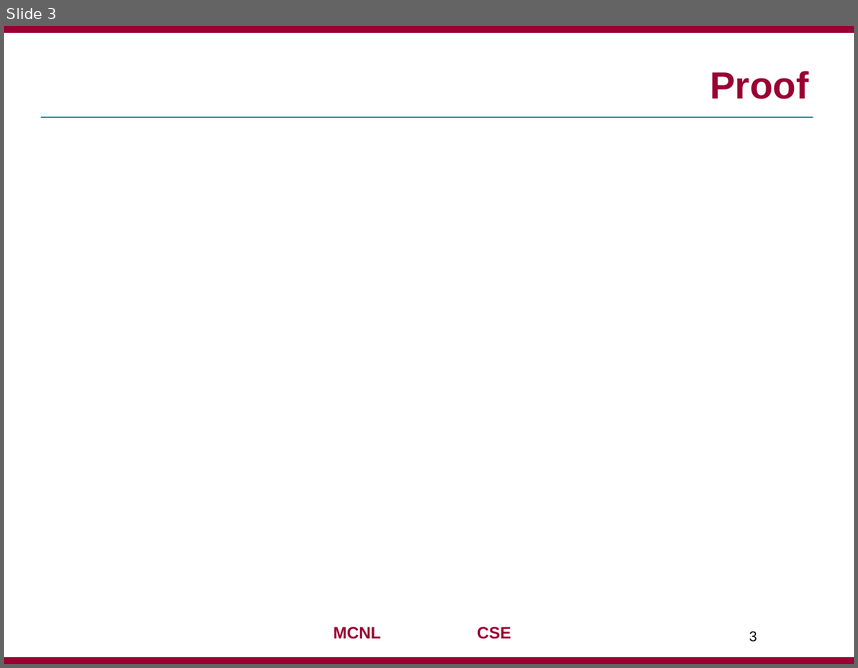
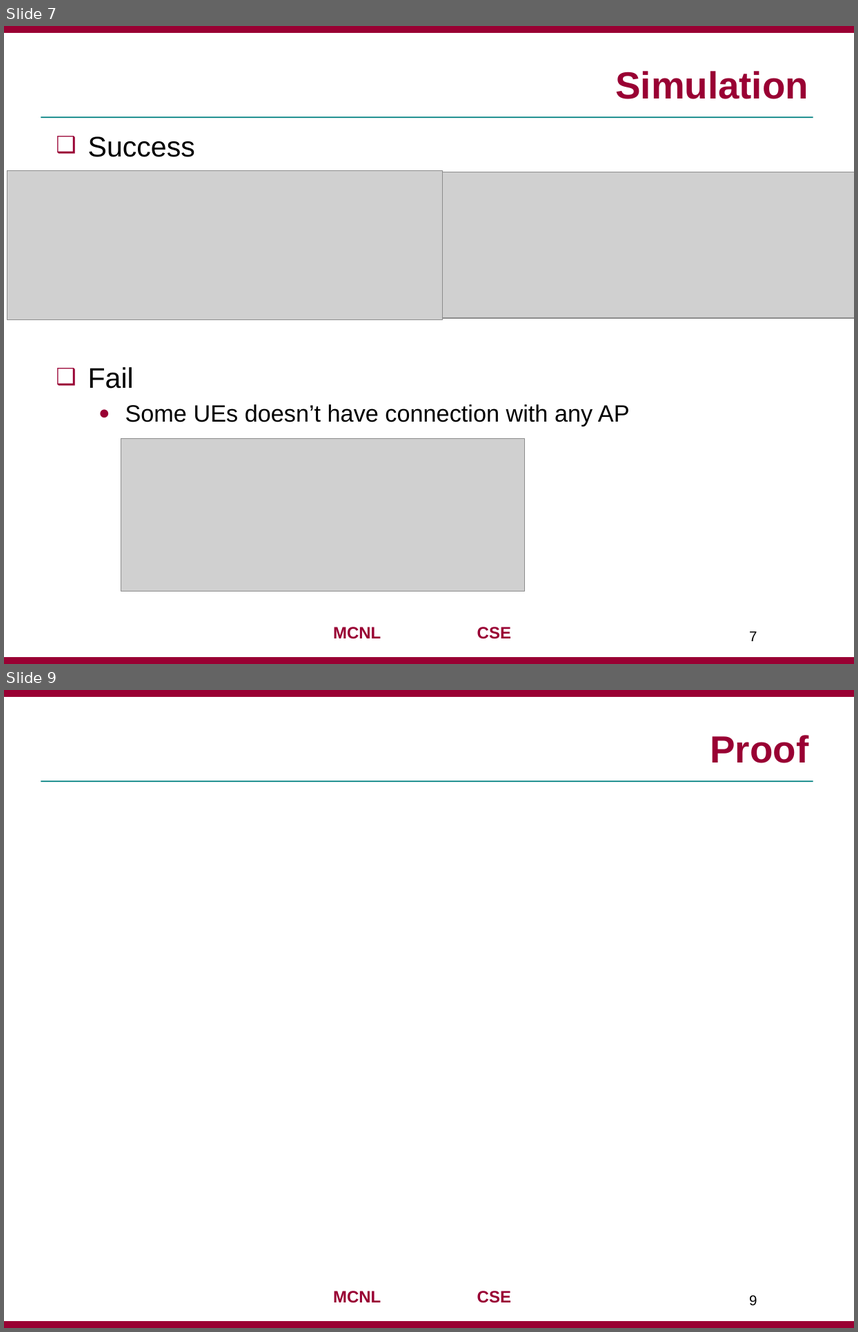
Before and after one commit to jaejunha/Paper, a slide deck: Daily(written_in_Korean)/181116.pptx. Shown one above the other, each under a label of ours: slide 3 before the commit, slides 7 and 9 after it; the slides between them are not shown. The pictures are 858x668 and 858x1332 pixels, drawn with LibreOffice and Linux fonts; fonts in the diff are those of the drawing; grey boxes stand for pictures; background and template pictures are left out. Boxes give left, top, right and bottom in pixels: in the first picture for what was removed or moved away, otherwise in the second. Text is boxed around its words. In the diff, an @@ line names an element or a change of style, - is before the commit and + after.

```diff
--- a/Daily(written_in_Korean)/181116.pptx
+++ b/Daily(written_in_Korean)/181116.pptx
@@ slide 7 added at (x1=4, y1=26, x2=854, y2=664), background #FFFFFF; not listed: 4 template elements that a slide beside it also shows @@
@@ title added at (x1=615, y1=71, x2=809, y2=99), 32 pt, text #990033, bold @@
+Simulation
@@ text added at (x1=88, y1=136, x2=630, y2=426), 20 pt, text #000000 @@
+❑ Success
+❑ Fail
+  ● Some UEs doesn’t have connection with any AP
@@ picture added at (x1=7, y1=170, x2=443, y2=319) @@
@@ picture added at (x1=443, y1=172, x2=854, y2=319) @@
@@ picture added at (x1=121, y1=439, x2=525, y2=590) @@
@@ page number added at (x1=749, y1=631, x2=757, y2=641), 12 pt, text #000000 @@
+7
@@ what was slide 3 is now slide 9 @@
@@ page number at (x1=749, y1=1294, x2=757, y2=1305): text changed @@
-3
+9
```
Also in this commit, not shown: 1 slide changed, 7 other slides added, 1 slide removed.
